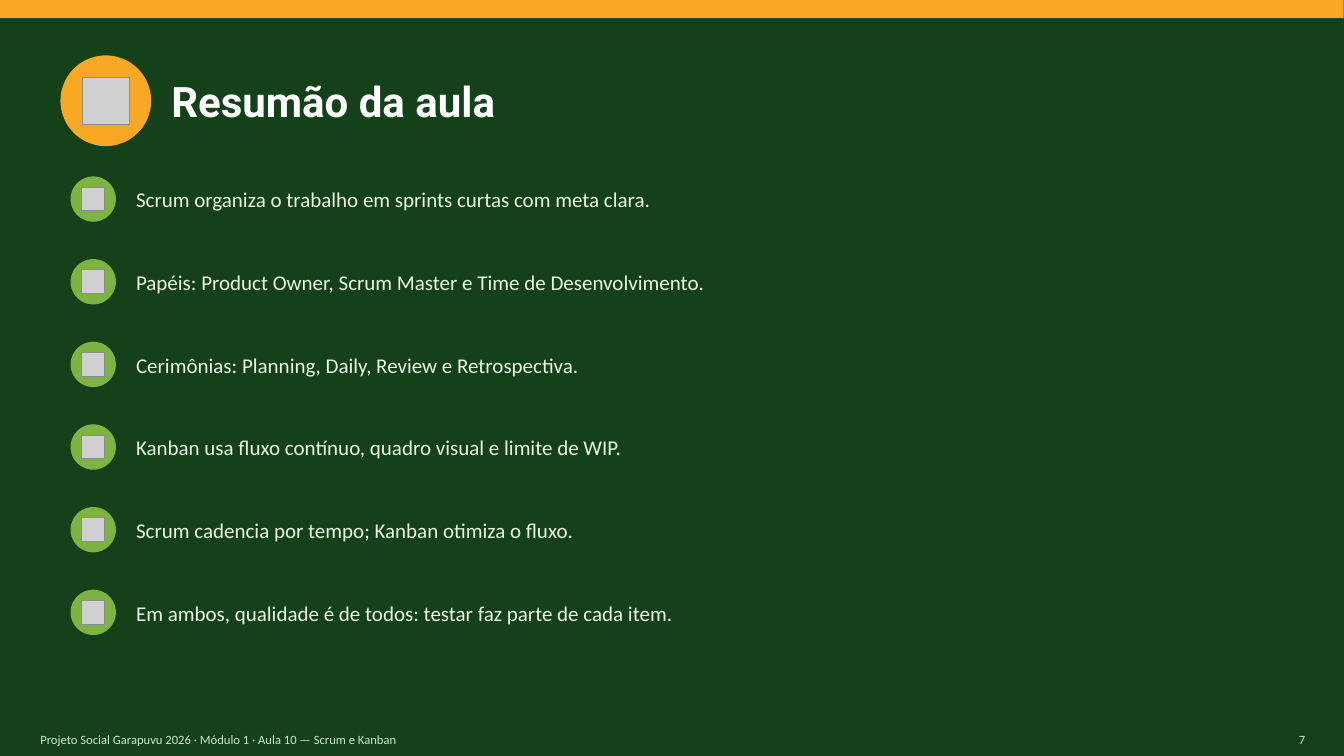
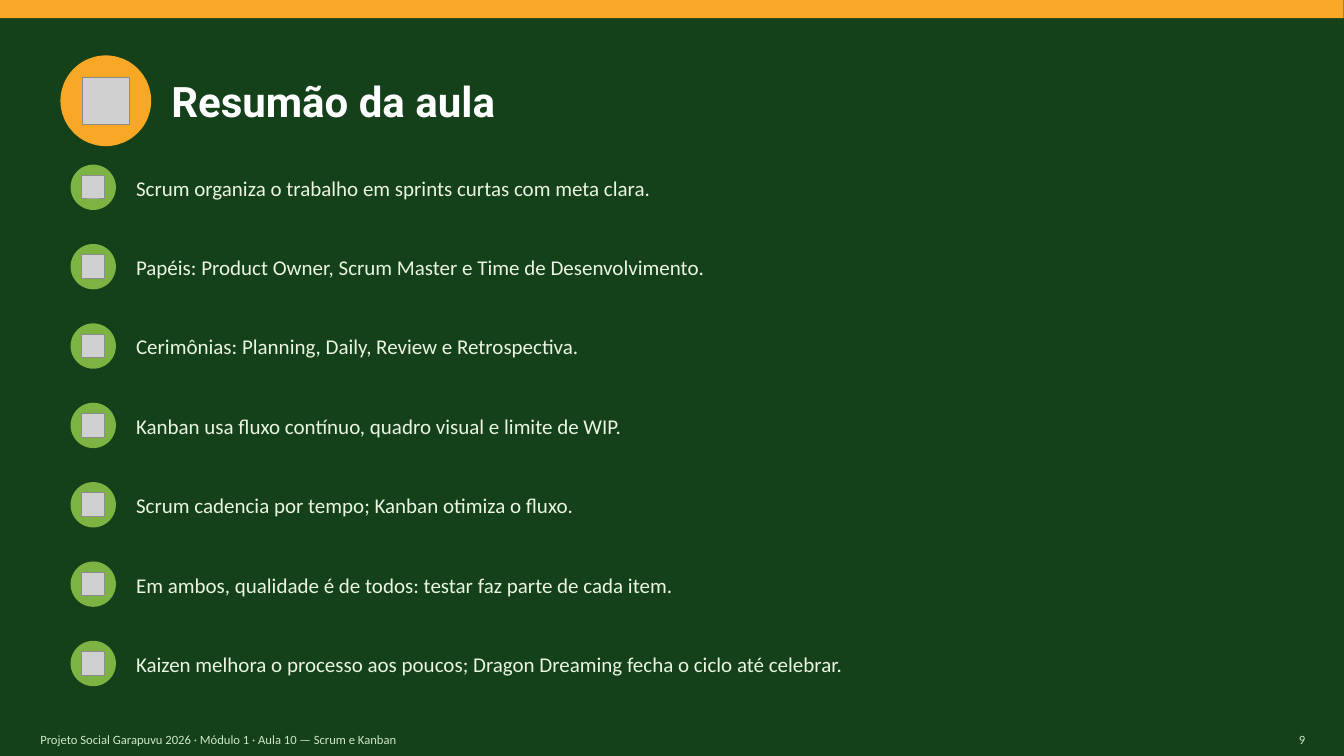
Before and after one commit to douglasqueirozfloripa/projeto-social-garapuvu, a slide deck: slide 10 of Modulo 1 - Fundamentos CTFL/Aula10_Scrum_e_Kanban.pptx (slide 8 before the commit). Drawn at 1344x756 pixels with LibreOffice and Linux fonts; fonts in the diff are those of the drawing; grey boxes stand for pictures. Boxes give left, top, right and bottom in pixels: in the first picture for what was removed or moved away, otherwise in the second. Text is boxed around its words. In the diff, an @@ line names an element or a change of style, - is before the commit and + after.

```diff
--- a/Modulo 1 - Fundamentos CTFL/Aula10_Scrum_e_Kanban.pptx
+++ b/Modulo 1 - Fundamentos CTFL/Aula10_Scrum_e_Kanban.pptx
@@ ellipse: place and size @@
-ellipse at bbox=[71, 176, 116, 222]
+ellipse at bbox=[71, 164, 116, 210]
@@ text "Scrum organiza o trabalho em ...": place and size @@
-text "Scrum organiza o trabalho em ..." at bbox=[136, 192, 650, 211]
+text "Scrum organiza o trabalho em ..." at bbox=[136, 181, 650, 200]
@@ 2 pictures, 1 text, 1 ellipse: place and size @@
-2 pictures, 1 text, 1 ellipse at bbox=[71, 188, 704, 304]
+2 pictures, 1 text, 1 ellipse at bbox=[71, 175, 704, 289]
@@ 2 texts, 2 ellipses, 1 picture: place and size @@
-2 texts, 2 ellipses, 1 picture at bbox=[71, 342, 620, 470]
+2 texts, 2 ellipses, 1 picture at bbox=[71, 324, 620, 449]
@@ 2 pictures, 1 text, 1 ellipse: place and size @@
-2 pictures, 1 text, 1 ellipse at bbox=[71, 436, 573, 553]
+2 pictures, 1 text, 1 ellipse at bbox=[71, 413, 573, 527]
@@ 1 picture, 1 text, 1 ellipse: place and size @@
-1 picture, 1 text, 1 ellipse at bbox=[71, 590, 672, 635]
+1 picture, 1 text, 1 ellipse at bbox=[71, 562, 672, 607]
@@ ellipse added at bbox=[71, 641, 116, 687], fill #7CB342 @@
@@ picture added at bbox=[82, 652, 105, 676] @@
@@ text added at bbox=[136, 657, 842, 676], 15 pt, text #EAF5E2 @@
+Kaizen melhora o processo aos poucos; Dragon Dreaming fecha o ciclo até celebrar.
@@ text at bbox=[1299, 736, 1305, 744]: text changed @@
-7
+9
```
Also in this commit, not shown: 3 other slides changed, 2 slides added, 34 other files.
